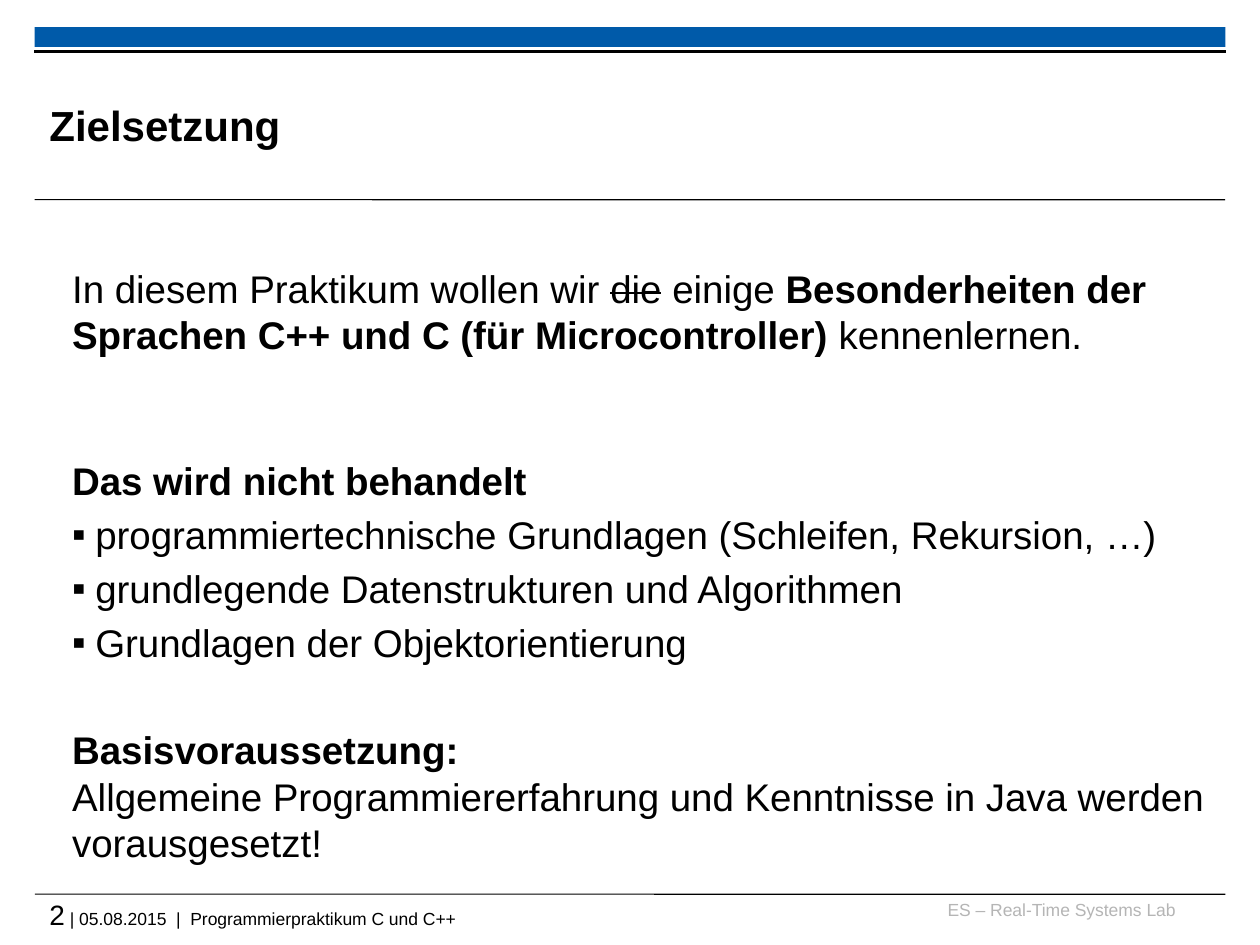
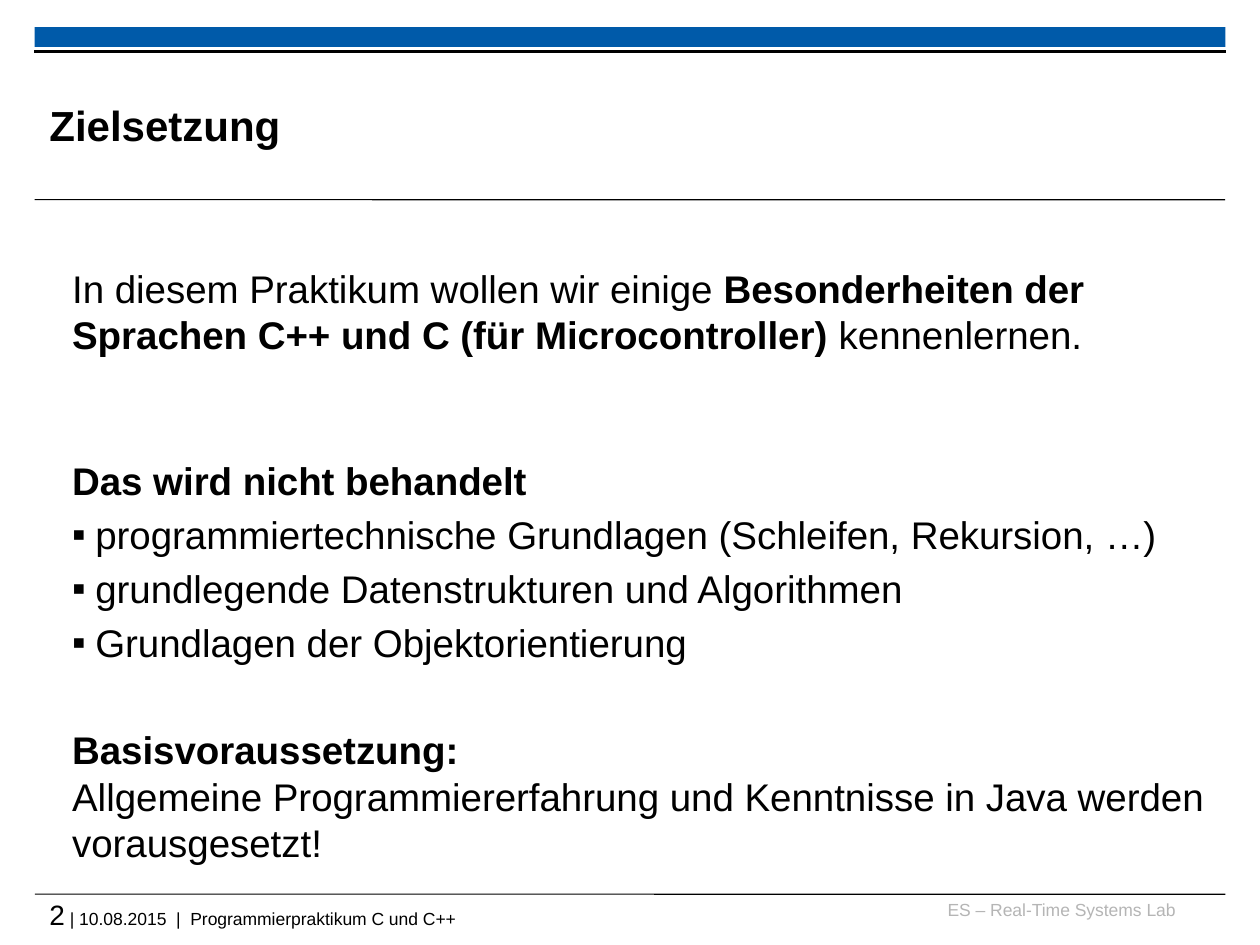
Before and after one commit to h82k/tud-cppp, a slide deck: slide 2 of vorlesung/cppp_lecture.pptx. Drawn at 1260x945 pixels with LibreOffice and Linux fonts; fonts in the diff are those of the drawing; background and template pictures are left out. Boxes give left, top, right and bottom in pixels: in the first picture for what was removed or moved away, otherwise in the second. Text is boxed around its words. In the diff, an @@ line names an element or a change of style, - is before the commit and + after.

```diff
--- a/vorlesung/cppp_lecture.pptx
+++ b/vorlesung/cppp_lecture.pptx
@@ text at [72, 275, 1084, 357]: text changed @@
-  In diesem Praktikum wollen wir die einige Besonderheiten der Sprachen C++ und C (für Microcontroller) kennenlernen.
+  In diesem Praktikum wollen wir einige Besonderheiten der Sprachen C++ und C (für Microcontroller) kennenlernen.
@@ text at [49, 905, 456, 929]: text changed @@
-2 | 05.08.2015 | Programmierpraktikum C und C++
+2 | 10.08.2015 | Programmierpraktikum C und C++
```
Also in this commit, not shown: 70 other slides changed, 1 slide added, 1 slide removed, 1 other file.
